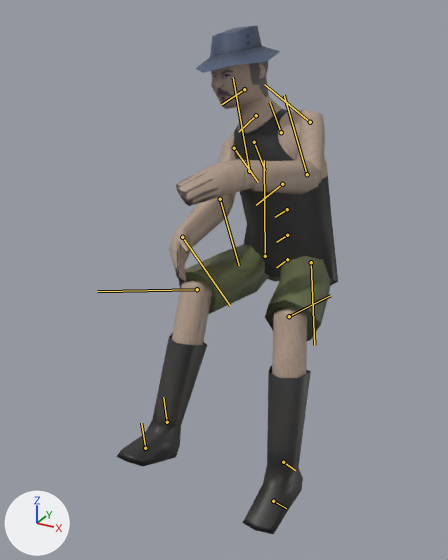
The FBX model Assets/Models/Character/Woodrow_FINAL.fbx, before and after one commit.
Camera for both pictures: a 50 mm camera at (0.114, -0.271, 0.199) aimed at (-0.008, -0.05, 0.088). Lighting does not change. The marker at lower left points along +X, +Y and +Z. Both versions are drawn at frame 436 of the action 'Take 001'; the numbers are the values there. The bones that bend it are drawn over the model as lines.

Objects in the first picture: 'Woodrow_MESH'.
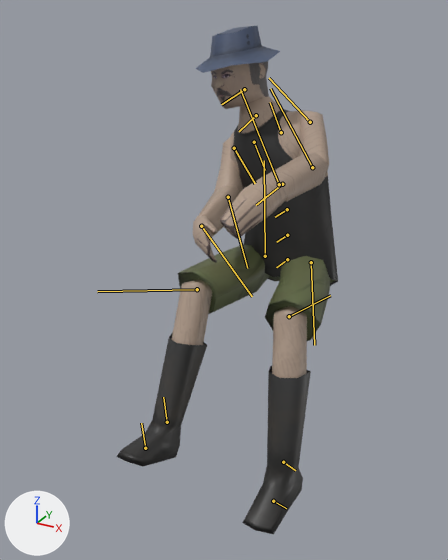
The edits, one by one:
Bone 'QuickRigCharacter_LeftArm' (bone_quickrigcharacter_leftarm) turns from (2, -22, 56) to (-4, -13, 60) degrees about its own x, y and z.
Bone 'QuickRigCharacter_LeftForeArm' (bone_quickrigcharacter_leftforearm) turns from (0, 0, 35) to (0, 0, 13) degrees about its own x, y and z.
Bone 'QuickRigCharacter_RightArm' (bone_quickrigcharacter_rightarm) turns from (3, -22, 56) to (6, -31, 57) degrees about its own x, y and z.
Bone 'QuickRigCharacter_RightForeArm' (bone_quickrigcharacter_rightforearm) turns from (0, 0, 5) to (0, 0, 9) degrees about its own x, y and z.

Changed parts and their boxes (x1, y1, x2, y2) in the pictures (448 x 560 px):
'Woodrow_MESH', posed: (117, 26, 338, 534) in both
bone 'QuickRigCharacter_LeftArm', root to tip: before (310, 122) to (264, 84); after (310, 122) to (269, 78)
bone 'QuickRigCharacter_LeftForeArm', root to tip: before (307, 174) to (284, 95); after (312, 167) to (270, 88)
bone 'QuickRigCharacter_RightArm', root to tip: before (234, 148) to (258, 182); after (234, 148) to (255, 183)
bone 'QuickRigCharacter_RightForeArm', root to tip: before (220, 199) to (239, 265); after (228, 197) to (247, 268)
